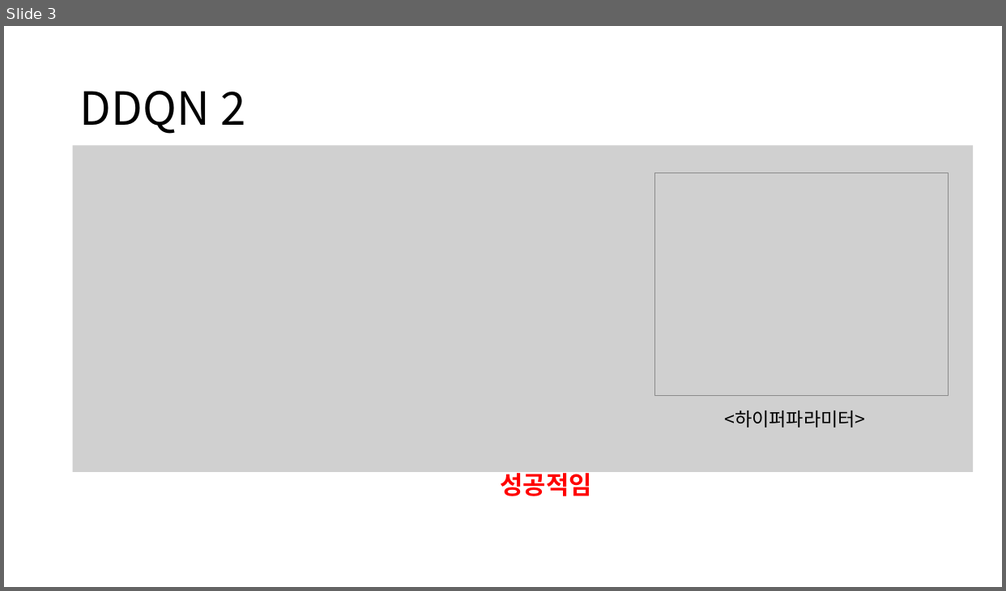
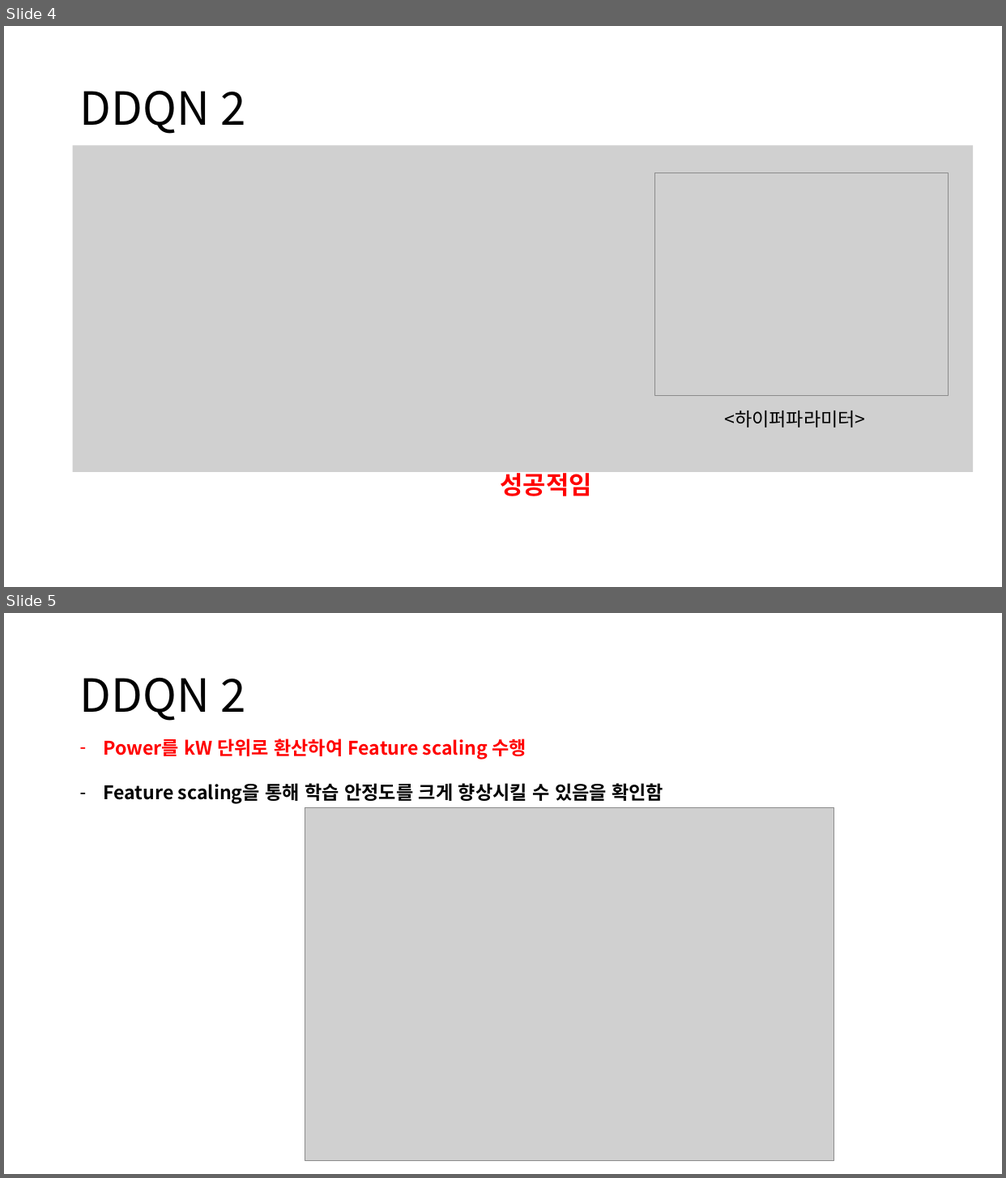
Before and after one commit to zidane89/experiment, a slide deck: 실험정리.pptx. Shown one above the other, each under a label of ours: slide 3 before the commit, slides 4 and 5 after it. The pictures are 1006x591 and 1006x1178 pixels, drawn with LibreOffice and Linux fonts; fonts in the diff are those of the drawing; grey boxes stand for pictures. Boxes give left, top, right and bottom in pixels: in the first picture for what was removed or moved away, otherwise in the second. Text is boxed around its words. In the diff, an @@ line names an element or a change of style, - is before the commit and + after.

```diff
--- a/실험정리.pptx
+++ b/실험정리.pptx
@@ slide 5 added at box(4, 613, 1002, 1174), background #FFFFFF @@
@@ title added at box(80, 678, 245, 721), 44 pt, text #000000 @@
+DDQN 2
@@ text added at box(104, 739, 663, 804), 18 pt, text #000000, bold @@
+– Power를 kW 단위로 환산하여 Feature scaling 수행
+– Feature scaling을 통해 학습 안정도를 크게 향상시킬 수 있음을 확인함
@@ picture added at box(305, 808, 834, 1161) @@
@@ what was slide 3 is now slide 4 @@
```
Also in this commit, not shown: 3 slides changed, 2 other slides added.
